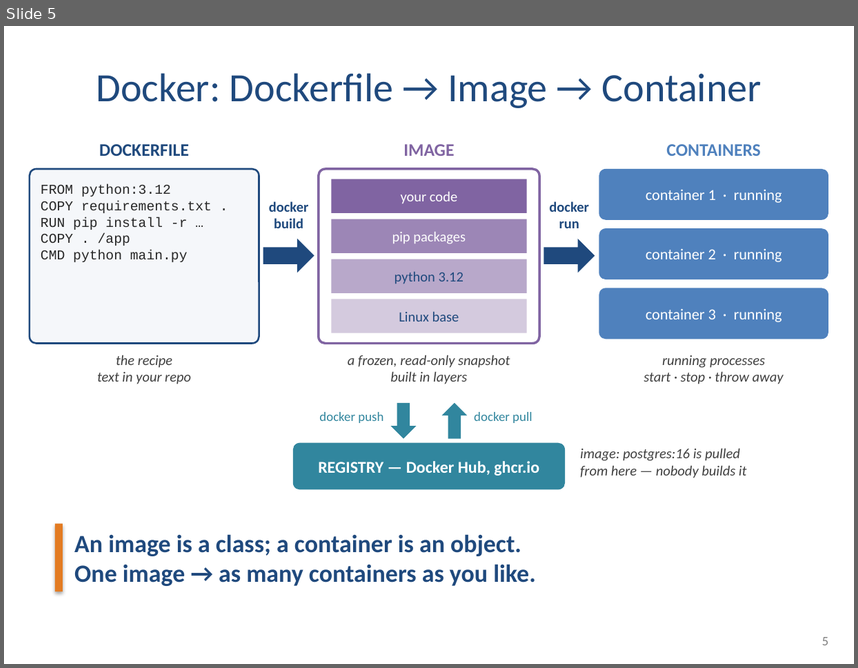
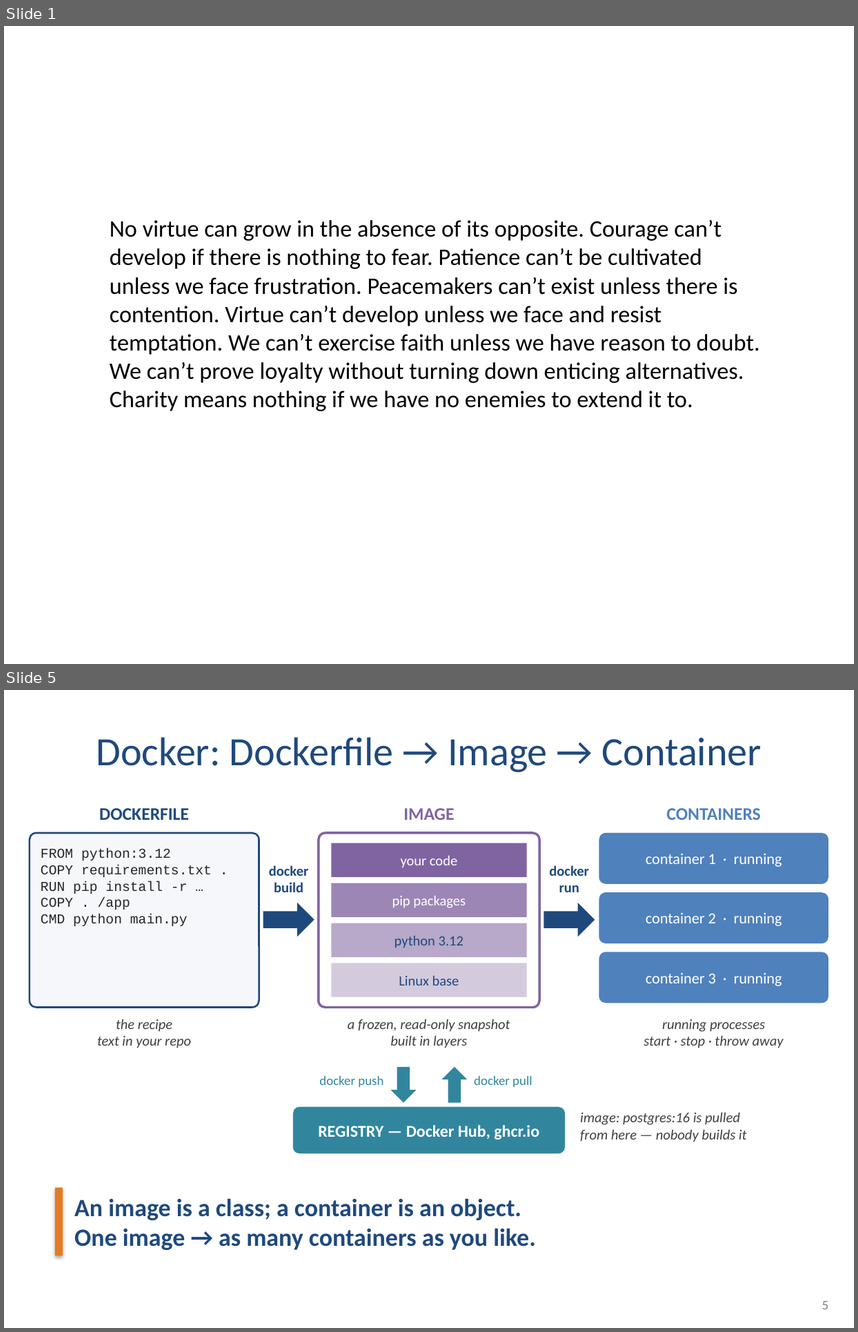
Before and after one commit to quinnsnell/ml-capstone-platform, a slide deck: slides/Lecture2_CICD_IaC_v3.pptx. Shown one above the other, each under a label of ours: slide 5 before the commit, slides 1 and 5 after it; the slides between them are not shown. The pictures are 858x668 and 858x1332 pixels, drawn with LibreOffice and Linux fonts; fonts in the diff are those of the drawing. Boxes give left, top, right and bottom in pixels: in the first picture for what was removed or moved away, otherwise in the second. Text is boxed around its words. In the diff, an @@ line names an element or a change of style, - is before the commit and + after.

```diff
--- a/slides/Lecture2_CICD_IaC_v3.pptx
+++ b/slides/Lecture2_CICD_IaC_v3.pptx
@@ slide 1 added at (4,26,854,664), background #FFFFFF @@
@@ text added at (110,220,760,411), 20 pt, text #000000 @@
+No virtue can grow in the absence of its opposite. Courage can’t develop if there is nothing to fear. Patience can’t be cultivated unless we face frustration. Peacemakers can’t exist unless there is contention. Virtue can’t develop unless we face and resist temptation. We can’t exercise faith unless we have reason to doubt. We can’t prove loyalty without turning down enticing alternatives. Charity means nothing if we have no enemies to extend it to.
```
Also in this commit, not shown: 3 slides changed, 1 slide removed, 2 other files.
